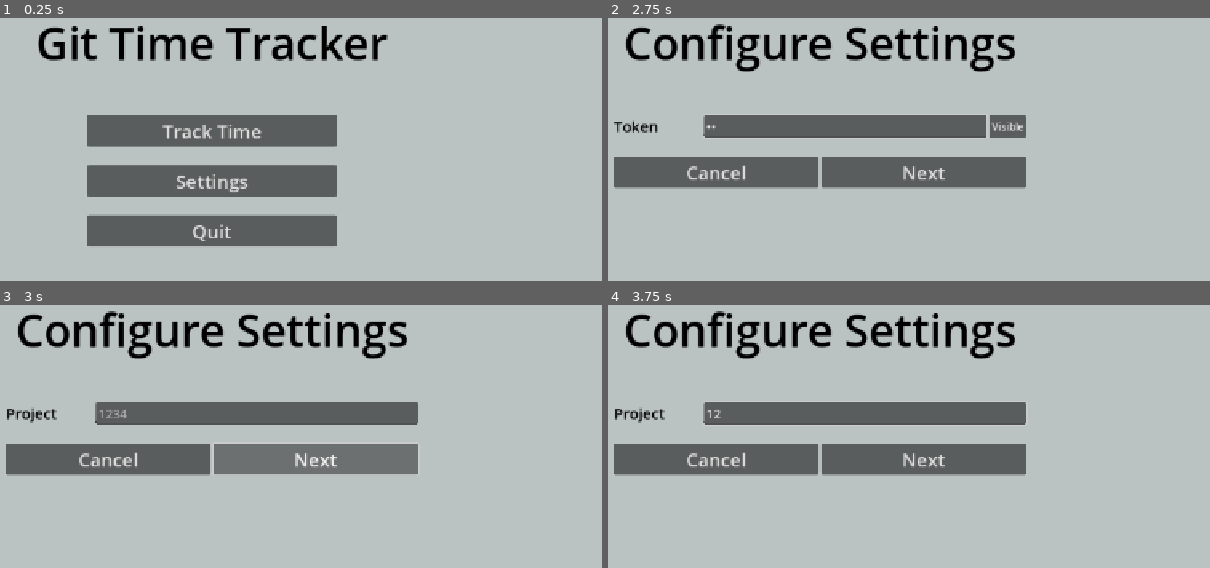
Above: before the commit, frames 1-4 (two rows, left to right).
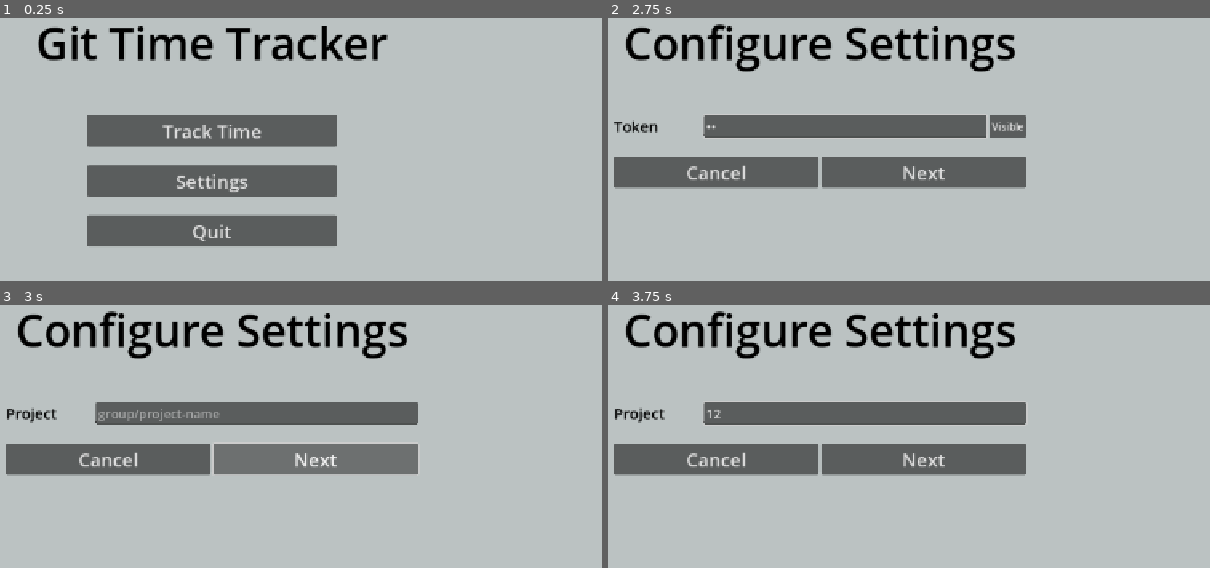
Above: after the commit, the same moments.

Repository: asiangoldfish/GTT-GUI
Game: Godot game, scene res://screens/main_menu.tscn
Two runs of this game, one before a commit and one after it. Both use one fixed random seed, a clock stepped at 60 frames per second and the inputs below.
Inputs (mouse positions are in pixels of both pictures, inside the frame that each line leads up to):
- Up to frame 1 (0.25 s): no input
- Up to frame 2 (2.75 s): click "Track Time" at 0.5 s; click "Next" at 1.25 s; click (842, 125) at 2.02 s; type "12" at 2.1 s
- Up to frame 3 (3 s): click "Next" at 2.75 s
- Up to frame 4 (3.75 s): click (866, 412) at 3.52 s; type "12" at 3.6 s

Frames 1-2 are identical in both runs. In frame 3, 0.3% of the frame differs, in the area x 16-37%, y 39-45%; in frame 4, nothing differs.

Commit message:
remove hardcoded project path

Diff:
--- a/menus/context_menu.gd
+++ b/menus/context_menu.gd
@@ -9,8 +9,11 @@
     file_menu.add_item("Option 1", 0) # Add item with text "Option 1" and ID 0
     file_menu.add_item("Option 2", 1) # Add item with text "Option 2" and ID 1
     file_menu.add_separator() # Add a separator line
+    file_menu.add_item("Back to main menu", 98)
     file_menu.add_item("Quit", 99)
 
 func _on_file_id_pressed(id: int) -> void:
     if id == 99:
         get_tree().quit()
+    elif id == 98:
+        get_tree().change_scene_to_file("res://screens/main_menu.tscn")
--- a/screens/configure_project.tscn
+++ b/screens/configure_project.tscn
@@ -117,7 +117,7 @@
 layout_mode = 2
 size_flags_horizontal = 3
 theme_override_font_sizes/font_size = 20
-placeholder_text = "1234"
+placeholder_text = "group/project-name"
 
 [node name="HBoxContainer" type="HBoxContainer" parent="Panel/MarginContainer/VBoxContainer/MarginContainer/VBoxContainer"]
 layout_mode = 2
--- a/screens/main.gd
+++ b/screens/main.gd
@@ -34,8 +34,10 @@
         "Content-Type: application/json"
     ]
 
+    var project_name = config.get_value("General", "project_id")
+
     # GraphQL
-    var query = '{\"query\": \"query {project(fullPath: \\\"CMSS/SurveyTwin\\\") {issues{nodes{title iid timeEstimate humanTimeEstimate timelogs(first: 100000){nodes{summary timeSpent spentAt user{username}}}}}}}\"}'
+    var query = '{\"query\": \"query {project(fullPath: \\\"%s\\\") {issues{nodes{title iid timeEstimate humanTimeEstimate timelogs(first: 100000){nodes{summary timeSpent spentAt user{username}}}}}}}\"}' % project_name
 
 
     # We have to put the access token into the URL parameter
